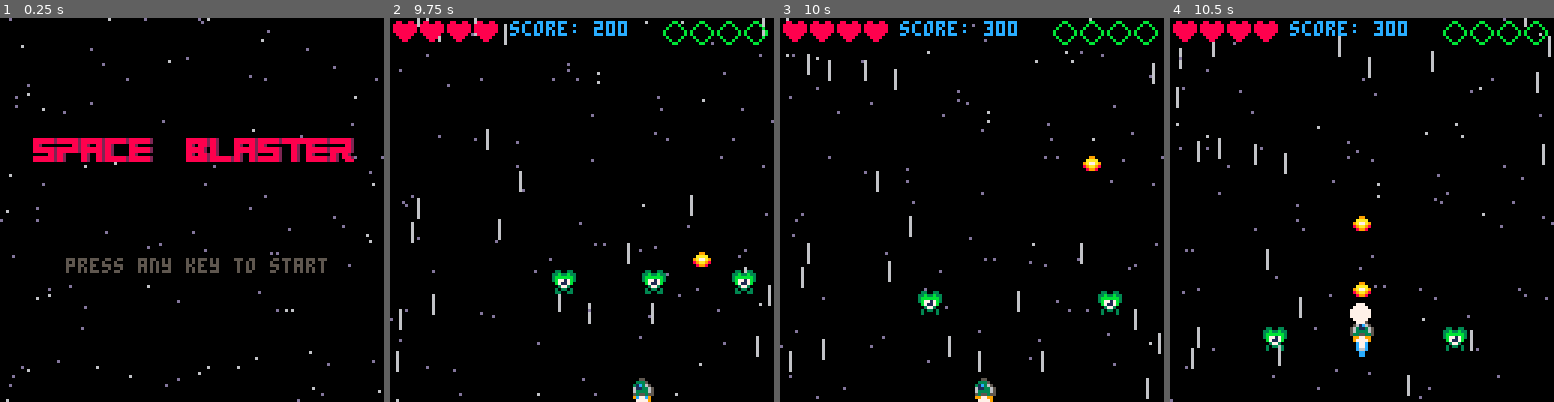
Above: before the commit, frames 1-4 (left to right).
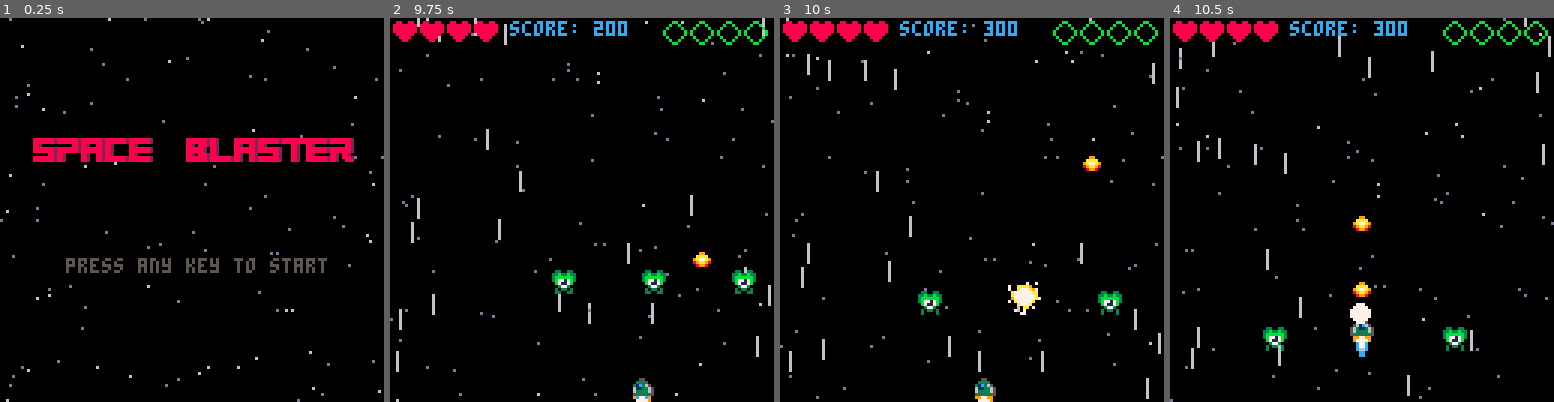
Above: after the commit, the same moments.

Repository: simonanger/pico8_shmup
Game: PICO-8 cartridge shmup.p8
Same seed, same stepped clock (60 frames per second), same inputs: the game is played once before the commit and once after it.
Inputs:
- Up to frame 1 (0.25 s): no input
- Up to frame 2 (9.75 s): tap O (Z key) at 0.33, 0.7, 1.43, 2.22, 3.1, 3.98, 4.87, 5.75, 6.63, 7.52, 8.4, 9.28 s; tap X (X key) at 1.07, 2.07, 2.4, 2.73, 3.07, 3.4, 3.73, 4.07, 4.4, 4.73, 5.07, 5.4, 5.73, 6.07, 6.4, 6.73, 7.07, 7.4, 7.73, 8.07, 8.4, 8.73, 9.07, 9.4, 9.73 s; hold Left 1.97-2.37 s; hold Down 2.42-2.82 s; hold Right 2.87-3.53 s; hold Up 3.58-4.08 s; hold Right 4.13-4.53 s; hold Down 4.58-5.08 s; hold Left 5.13-5.8 s; hold Up 5.85-6.18 s; hold Left 6.23-6.63 s; hold Down 6.68-7.08 s; hold Right 7.13-7.8 s; hold Up 7.85-8.35 s; hold Right 8.4-8.8 s; hold Down 8.85-9.35 s; hold Left from 9.4 s (still down)
- Up to frame 3 (10 s): keep holding Left
- Up to frame 4 (10.5 s): release Left at 10.07 s; tap X (X key) at 10.07, 10.4 s; hold Up 10.12-10.45 s; tap O (Z key) at 10.17 s

Frames 1-2 are identical in both runs. In frame 3, 0.4% of the frame differs, in the area x 59-68%, y 68-78%; in frame 4, nothing differs.

Commit message:
fixed explosion error reading from wrong sprite sheet

Diff:
--- a/shmup.p8
+++ b/shmup.p8
@@ -180,7 +180,7 @@
  local myex={}
  myex.x=expx
  myex.y=expy
- myex.age=10
+ myex.age=1
  add(explods,myex)
 end
 -->8
@@ -498,7 +498,7 @@
   myspr=flr(myspr)
   myspr=exframes[myspr]
 
-  spr(exframes[myex.age],myex.x-4,myex.y-4,2,2)
+  spr(myspr,myex.x-4,myex.y-4,2,2)
   myex.age+=0.5
   if myex.age>#exframes then
    del(explods,myex)
